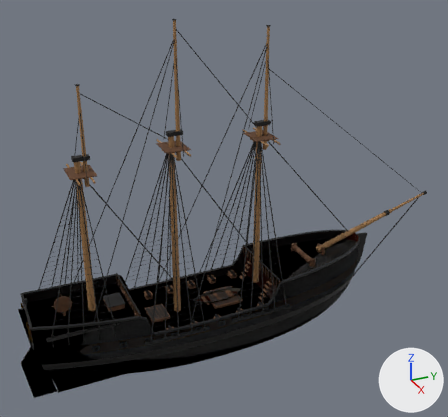
An edit to the glTF model assets/ships/merchantman/merchantman.glb, drawn before and after from the same camera.
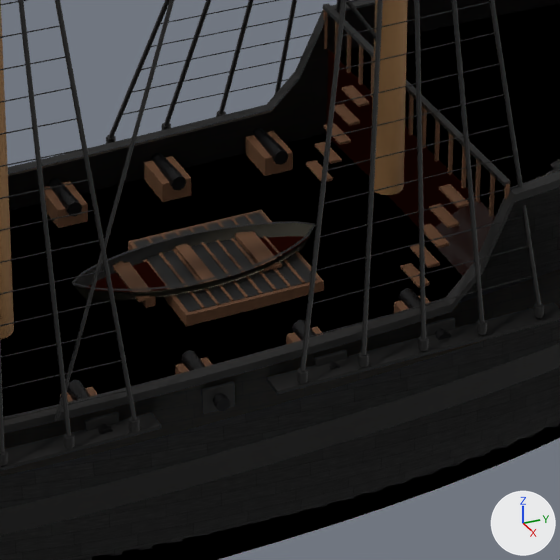
The first picture shows the older version from a camera (50 mm lens) standing at (42.7, -14.2, 32.0) and looking at (-0.4, 5.2, 10.5). The close-ups show the older and then the newer version on the part from 40% to 65% of the width and 58% to 85% of the height of that picture. Only the edits that show in the close-ups are written down. Every picture has the same lights, and +X, +Y and +Z are marked at lower right. Vertices at exactly the same position are counted once.

The scene before the commit, as lines of its bpy script (objects in view):
```python
me_hull = bpy.data.meshes.new('hull')
me_hull.from_pydata(...)  # 9594 vertices, 15928 faces; spans x -4.3..4.3, y -12.6..26.6, z -3.2..26.0
me_hull.materials.append(mat_bottom)
me_hull.materials.append(mat_topsides)
me_hull.materials.append(mat_strake)
me_hull.materials.append(mat_deck)
me_hull.materials.append(mat_inner)
me_hull.materials.append(mat_spar)  # brown #956e43
me_hull.materials.append(mat_wood)  # brown #5c3b21
me_hull.materials.append(mat_black)  # black #050403
me_hull.materials.append(mat_iron)  # black #101011
ob_hull = bpy.data.objects.new('hull', me_hull)
ob_hull.location = (0.0, 0.0, 0.0)
```
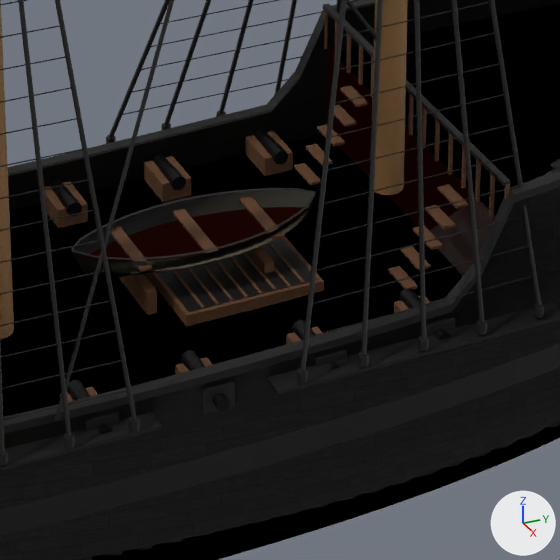
The change in detail:
me_hull has 9594 vertices, 15928 faces and spans x -4.3..4.3, y -12.6..26.6, z -3.2..26.0.
me_hull is used by ob_hull; location (0.0, 0.0, 0.0).
me_hull part 1: the loose piece of 108 vertices spanning x 0.0..0.8, y 2.0..6.7, z 1.9..2.5 is moved by (0.0, 0.0, 0.6).
me_hull part 2: the loose piece of 108 vertices spanning x -0.8..0.0, y 2.0..6.7, z 1.9..2.5 is moved by (0.0, 0.0, 0.6).
me_hull part 3: the loose piece of 36 vertices spanning x -0.6..0.6, y 2.2..6.5, z 2.2..2.3 is moved by (0.0, 0.0, 0.6).
me_hull part 4: the loose piece of 8 vertices spanning x -2.3..-1.6, y 7.6..7.8, z 2.3 is moved by (0.0, -0.2, 0.0).
me_hull part 5: the loose piece of 8 vertices spanning x -2.3..-1.6, y 7.8..8.0, z 2.6..2.7 is moved by (0.0, -0.2, 0.0).
me_hull part 6: the loose piece of 8 vertices spanning x -2.3..-1.6, y 7.9..8.2, z 3.0 is moved by (0.0, -0.1, 0.0).
me_hull part 7: the loose piece of 8 vertices spanning x -2.3..-1.6, y 8.1..8.3, z 3.3..3.4 is moved by (0.0, -0.1, 0.0).
me_hull part 8: the loose piece of 8 vertices spanning x 1.6..2.3, y 7.6..7.8, z 2.3 is moved by (0.0, -0.2, 0.0).
me_hull part 9: the loose piece of 8 vertices spanning x 1.6..2.3, y 7.8..8.0, z 2.6..2.7 is moved by (0.0, -0.2, 0.0).
me_hull part 10: the loose piece of 8 vertices spanning x 1.6..2.3, y 7.9..8.2, z 3.0 is moved by (0.0, -0.1, 0.0).
me_hull part 11: the loose piece of 8 vertices spanning x 1.6..2.3, y 8.1..8.3, z 3.3..3.4 is moved by (0.0, -0.1, 0.0).
me_hull part 12: the loose piece of 8 vertices spanning x -0.7..0.7, y 5.5..5.7, z 2.2..2.3 is moved by (0.0, 0.0, 0.7).
me_hull part 13: the loose piece of 8 vertices spanning x -0.7..0.7, y 4.2..4.5, z 2.2..2.3 is moved by (0.0, 0.0, 0.7).
me_hull part 14: the loose piece of 8 vertices spanning x -0.7..0.7, y 3.0..3.2, z 2.2..2.3 is moved by (0.0, 0.0, 0.7).
me_hull part 15: the loose piece of 8 vertices spanning x -0.6..0.6, y 5.4..5.6, z 2.1..2.3 is scaled about its middle by (1.11, 1, 2.65), then moved by (0.0, 0.0, -0.1).
me_hull part 16: the loose piece of 8 vertices spanning x -0.6..0.6, y 3.1..3.3, z 2.0..2.2 is scaled about its middle by (1.11, 1, 2.89).
me_hull part 17: 72 of the vertices in x -0.8..0.8, y 2.0..6.7, z 2.4..2.5 are moved by (0.0, 0.0, 0.7).

Boxes [x1, y1, x2, y2] around the edits, measured in the close-ups (560 x 560 px; the box of a moved part takes in the faces that stretch with it):
part 1 of me_hull, moved or reshaped: before [74, 230, 314, 305]; after [72, 199, 314, 282]
part 2 of me_hull, moved or reshaped: before [72, 223, 313, 288]; after [71, 190, 314, 268]
part 3 of me_hull, moved or reshaped: before [85, 236, 309, 292]; after [87, 207, 307, 261]
part 4 of me_hull, moved or reshaped: before [306, 160, 333, 182]; after [294, 163, 321, 186]
part 5 of me_hull, moved or reshaped: before [315, 142, 342, 164]; after [306, 144, 333, 166]
part 6 of me_hull, moved or reshaped: before [324, 123, 351, 145]; after [317, 124, 345, 146]
part 7 of me_hull, moved or reshaped: before [334, 104, 360, 126]; after [334, 105, 356, 127]
part 8 of me_hull, moved or reshaped: before [400, 263, 430, 288]; after [388, 266, 418, 290]
part 9 of me_hull, moved or reshaped: before [410, 244, 440, 268]; after [400, 246, 430, 270]
part 10 of me_hull, moved or reshaped: before [424, 223, 449, 248]; after [413, 226, 443, 250]
part 11 of me_hull, moved or reshaped: before [429, 204, 459, 228]; after [425, 205, 455, 229]
part 12 of me_hull, moved or reshaped: before [245, 231, 282, 270]; after [239, 197, 285, 240]
part 13 of me_hull, moved or reshaped: before [175, 243, 216, 283]; after [173, 209, 218, 253]
part 14 of me_hull, moved or reshaped: before [112, 261, 150, 302]; after [110, 226, 152, 272]
part 15 of me_hull, moved or reshaped: before [235, 232, 271, 271]; after [247, 246, 274, 273]
part 16 of me_hull, moved or reshaped: before [124, 262, 155, 308]; after [119, 274, 157, 315]
part 17 of me_hull, moved or reshaped: before [72, 221, 316, 291]; after [71, 188, 316, 260]
